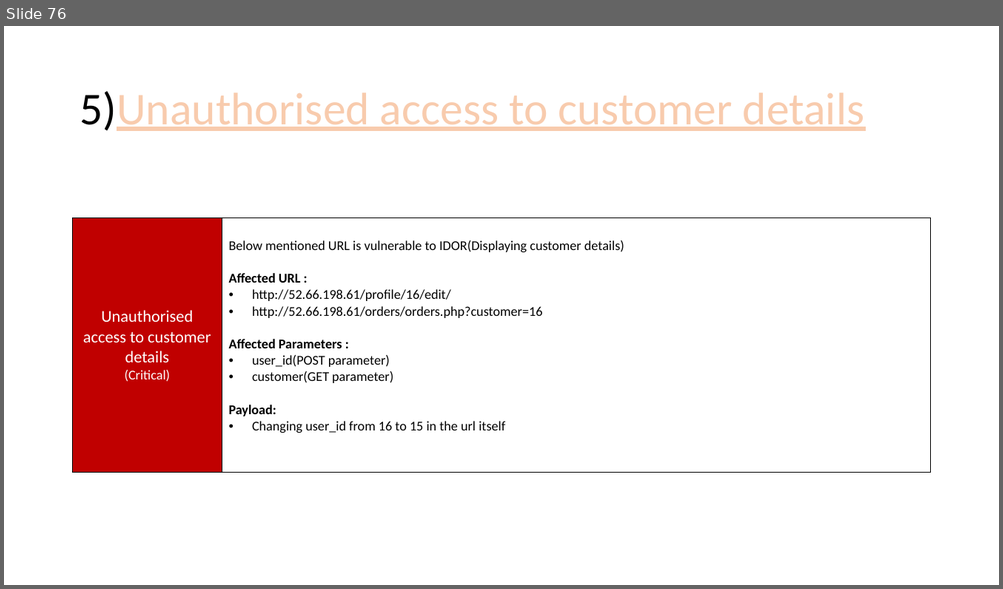
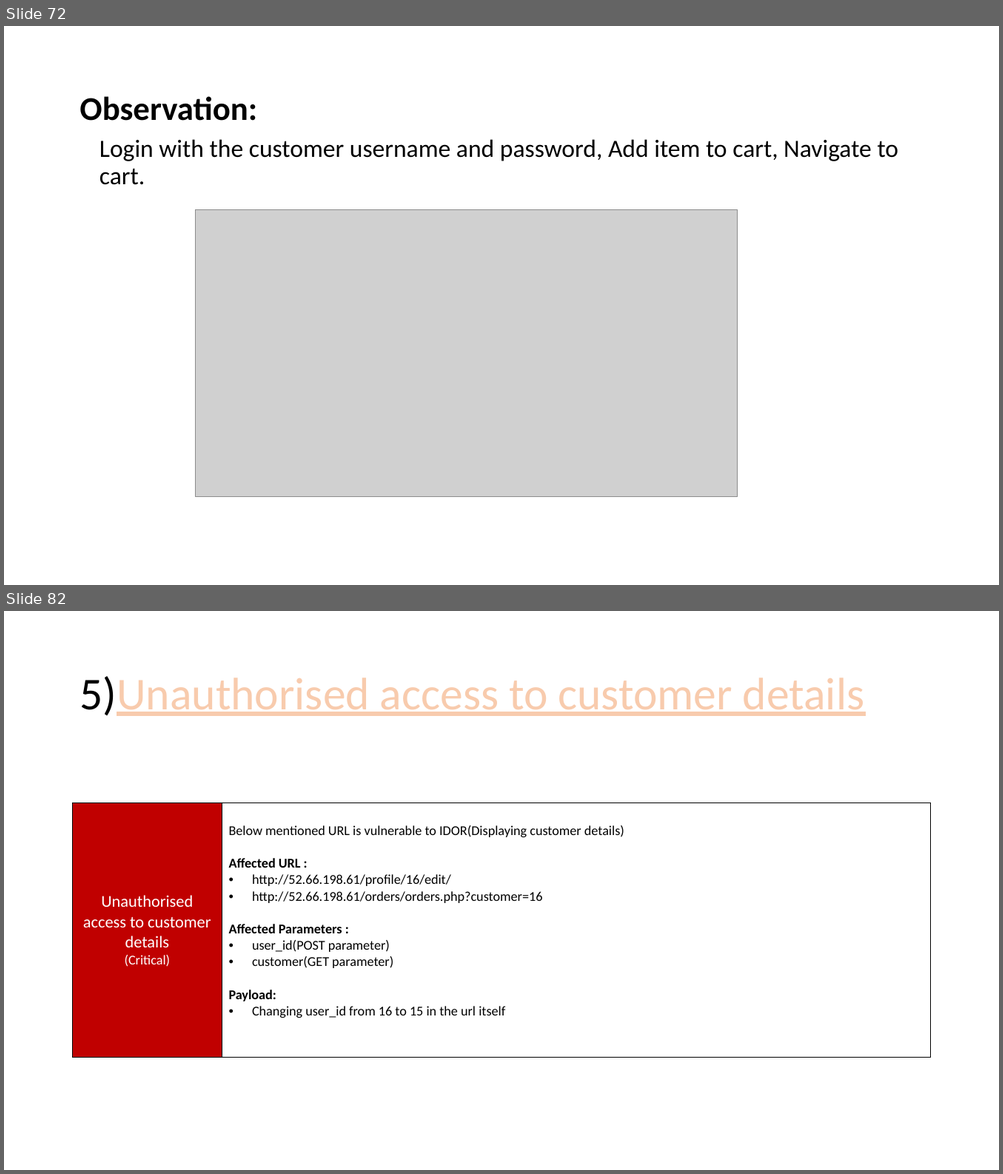
Before and after one commit to RocktimRajkumar/CEH-hack-a-thon, a slide deck: reports/Lifestyle Store/LifeStyle Store Application Reports.pptx. Shown one above the other, each under a label of ours: slide 76 before the commit, slides 72 and 82 after it; the slides between them are not shown. The pictures are 1003x589 and 1003x1174 pixels, drawn with LibreOffice and Linux fonts; fonts in the diff are those of the drawing; grey boxes stand for pictures. Boxes give left, top, right and bottom in pixels: in the first picture for what was removed or moved away, otherwise in the second. Text is boxed around its words. In the diff, an @@ line names an element or a change of style, - is before the commit and + after.

```diff
--- a/reports/Lifestyle Store/LifeStyle Store Application Reports.pptx
+++ b/reports/Lifestyle Store/LifeStyle Store Application Reports.pptx
@@ slide 72 added at bbox=[4, 26, 999, 585], background #FFFFFF @@
@@ title added at bbox=[79, 96, 257, 121], 32 pt, text #000000, bold @@
+Observation:
@@ text added at bbox=[99, 139, 899, 185], 24 pt, text #000000 @@
+Login with the customer username and password, Add item to cart, Navigate to cart.
@@ picture added at bbox=[196, 210, 737, 497] @@
@@ what was slide 76 is now slide 82 @@
```
Also in this commit, not shown: 5 slides changed, 5 other slides added.
